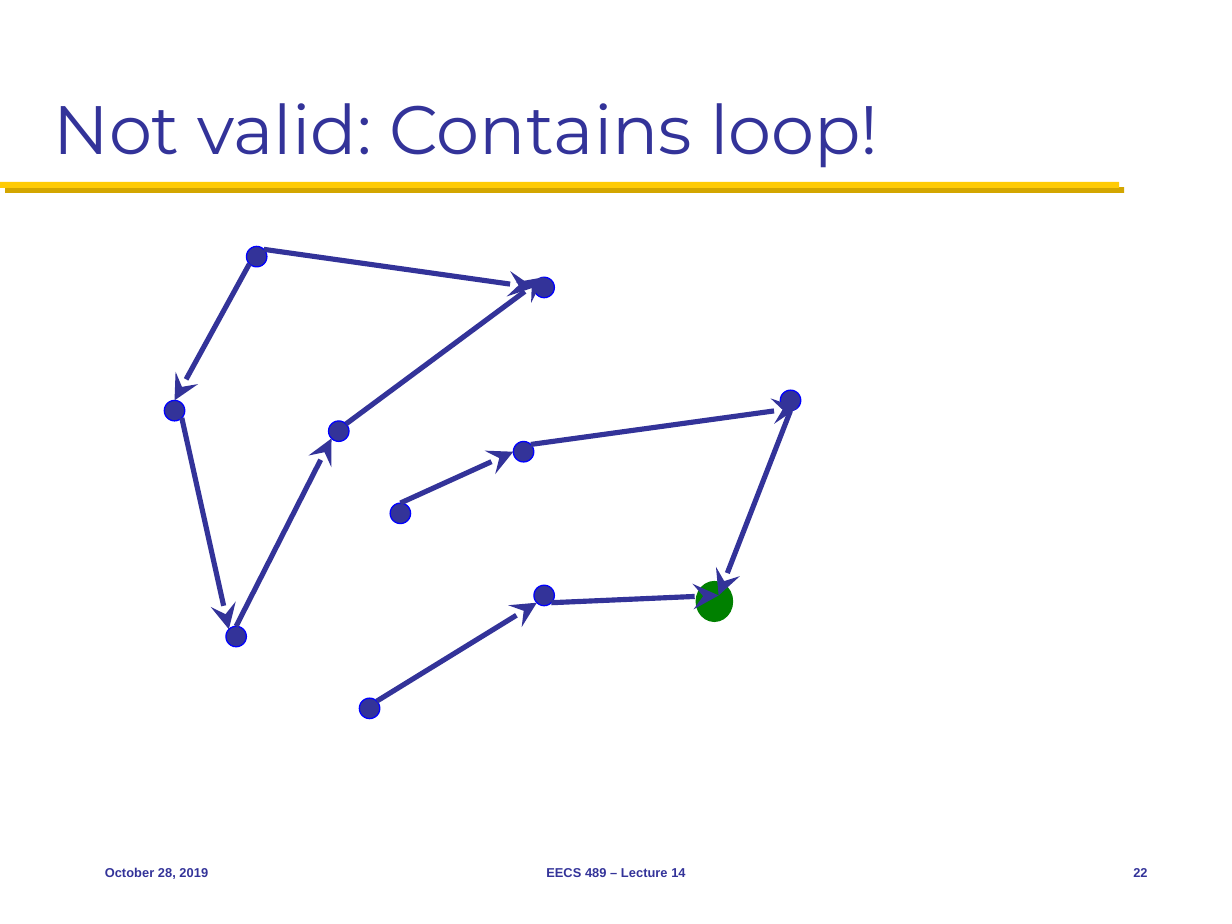
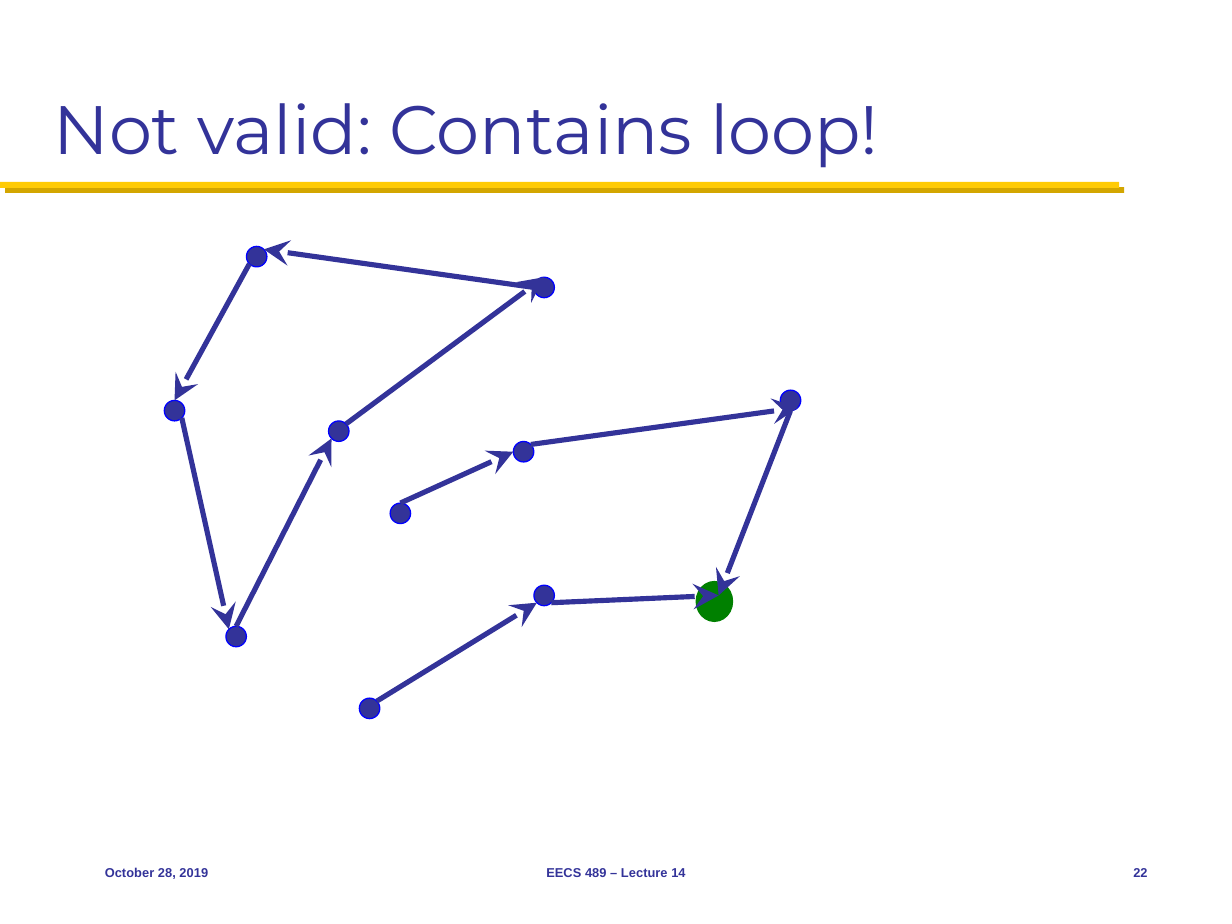
Before and after one commit to mosharaf/eecs489, a slide deck: slide 22 of Slides/102819.pptx. Drawn at 1232x924 pixels with LibreOffice and Linux fonts; fonts in the diff are those of the drawing. Boxes give left, top, right and bottom in pixels: in the first picture for what was removed or moved away, otherwise in the second. Text is boxed around its words. In the diff, an @@ line names an element or a change of style, - is before the commit and + after.

```diff
--- a/Slides/102819.pptx
+++ b/Slides/102819.pptx
@@ arrow (264, 249) - (533, 287): arrowheads changed @@
```
Also in this commit, not shown: 2 other slides changed.
